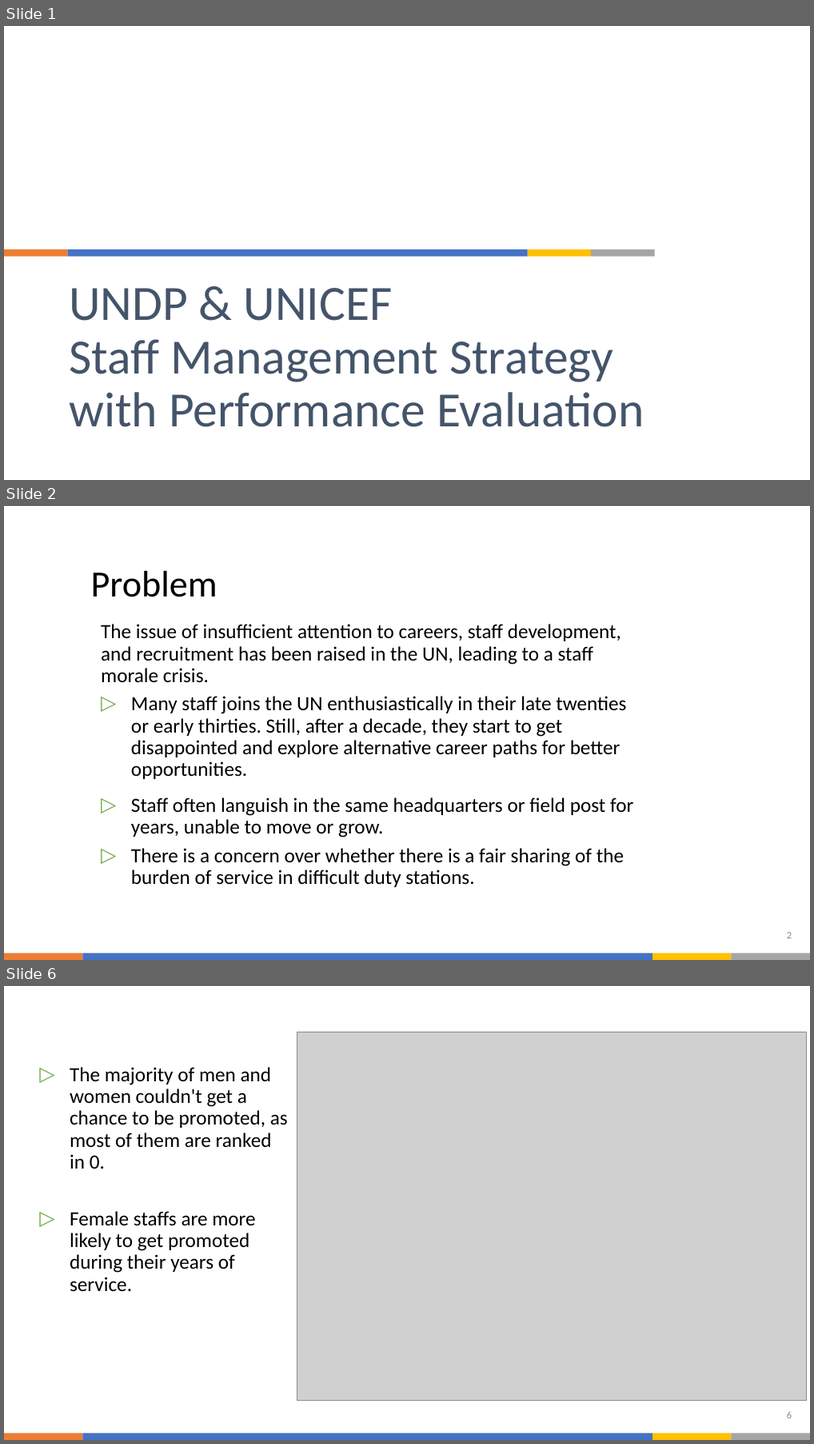
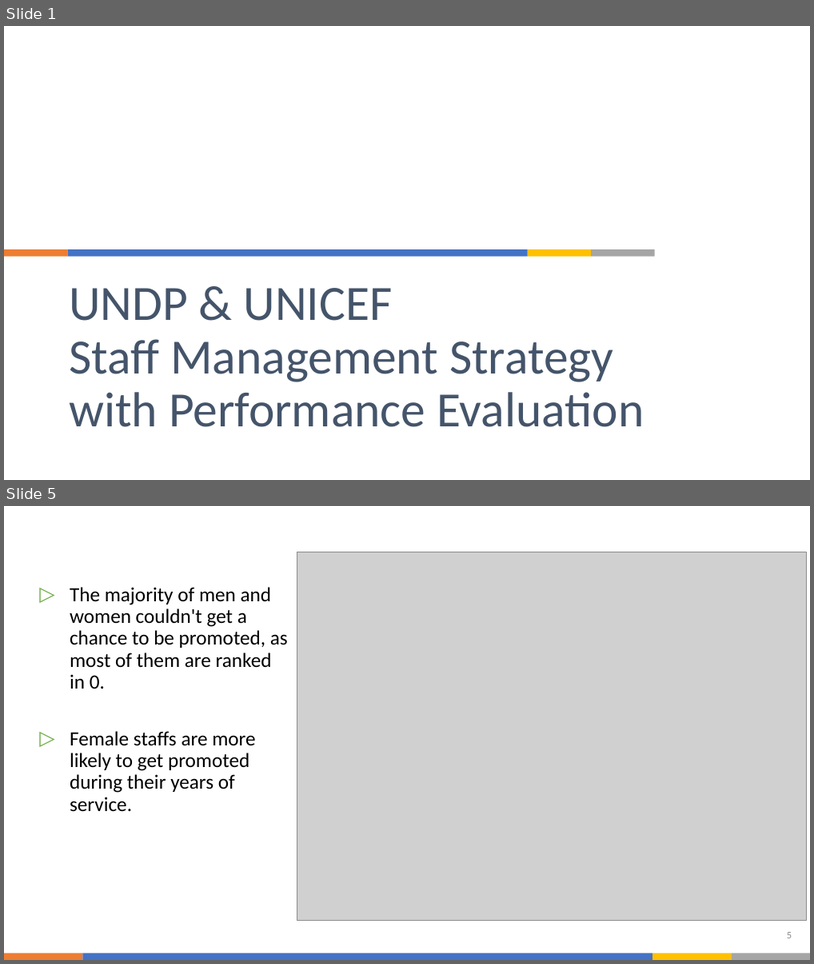
Before and after one commit to oliviahs/People_Analytics_for_UN, a slide deck: PPT.pptx. Shown one above the other, each under a label of ours: slides 1, 2 and 6 before the commit, slides 1 and 5 after it; the slides between them are not shown. The pictures are 814x1444 and 814x964 pixels, drawn with LibreOffice and Linux fonts; fonts in the diff are those of the drawing; grey boxes stand for pictures. Boxes give left, top, right and bottom in pixels: in the first picture for what was removed or moved away, otherwise in the second. Text is boxed around its words. In the diff, an @@ line names an element or a change of style, - is before the commit and + after.

```diff
--- a/PPT.pptx
+++ b/PPT.pptx
@@ slide 2 removed at [4, 506, 810, 960], background #FFFFFF; not listed: 4 template elements that a slide beside it also shows @@
@@ title removed at [91, 571, 218, 597] @@
-Problem
@@ text removed at [101, 624, 634, 887] @@
-The issue of insufficient attention to careers, staff development, and recruitment has been raised in the UN, leading to a staff morale crisis.
-▷ Many staff joins the UN enthusiastically in their late twenties or early thirties. Still, after a decade, they start to get disappointed and explore alternative career paths for better opportunities.
-▷ Staff often languish in the same headquarters or field post for years, unable to move or grow.
-▷ There is a concern over whether there is a fair sharing of the burden of service in difficult duty stations.
@@ page number removed at [787, 932, 792, 938] @@
-2
@@ what was slide 6 is now slide 5 @@
```
Also in this commit, not shown: 6 slides changed, 9 other files.
